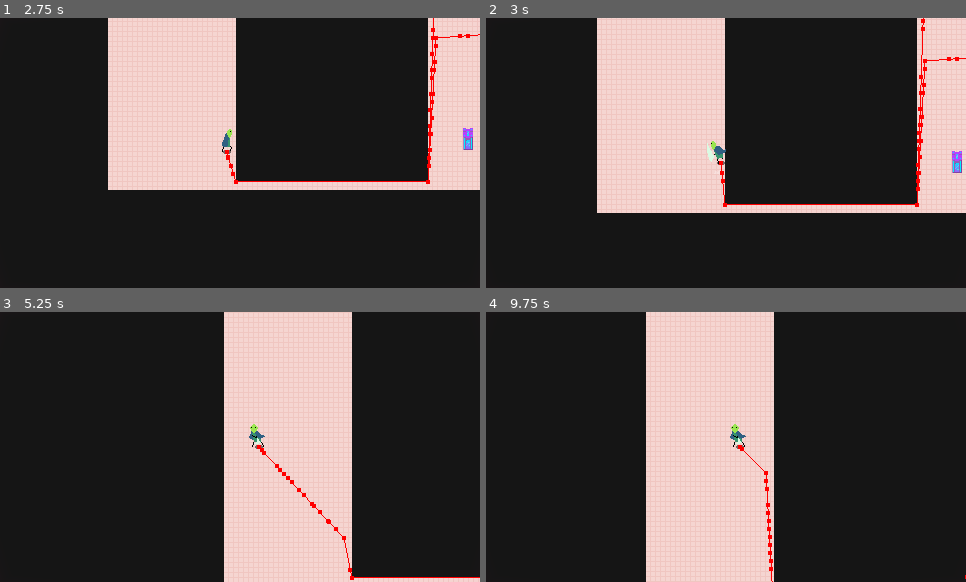
Above: before the commit, frames 1-4 (two rows, left to right).
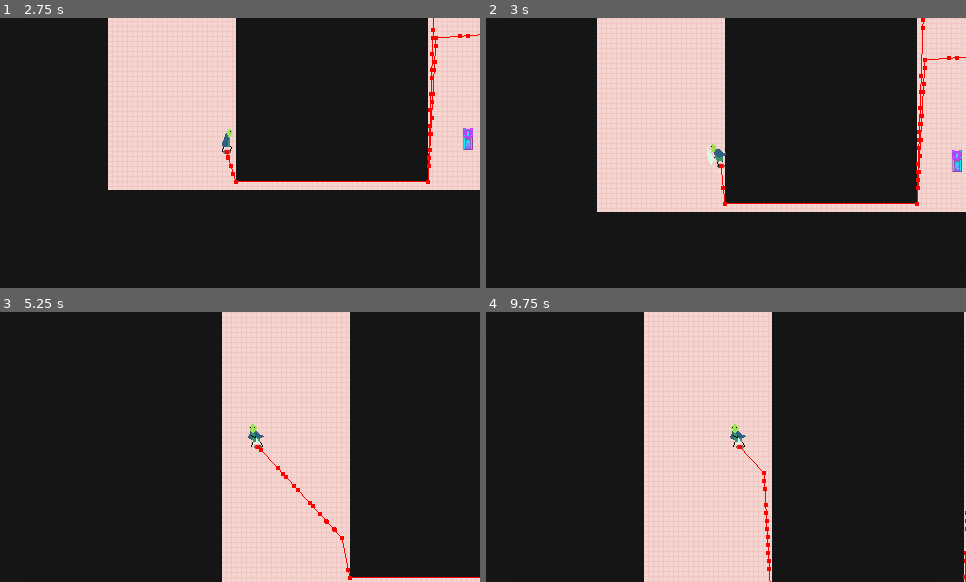
Above: after the commit, the same moments.

Repository: ehj37/Lizard-Mini
Game: Godot game, scene res://scenes/levels/level2.tscn
The game is run twice, just before and just after one commit, with the same random seed, the same clock (stepped at 60 frames per second) and the same inputs. Sound files missing from this copy of the repository are replaced by a short silence.
Inputs (mouse positions are in pixels of both pictures, inside the frame that each line leads up to):
- Up to frame 1 (2.75 s): move the mouse to (345, 139) at 0.52 s; press the mouse at (345, 139) at 0.53 s; hold Right (move_right) 0.53-1.28 s; move the mouse to (144, 166) at 1.27 s; release the mouse at (144, 166) at 1.28 s; hold Down (move_down) 1.28-2.03 s; tap Space (dash) at 1.35 s; move the mouse to (288, 93) at 2.02 s; hold Right (move_right) from 2.03 s (still down); hold E (interact) from 2.03 s (still down)
- Up to frame 2 (3 s): move the mouse to (702, 207) at 2.77 s; release Right (move_right) at 2.78 s; release E (interact) at 2.78 s; hold Up (move_up) from 2.78 s (still down); click (702, 207) at 2.85 s
- Up to frame 3 (5.25 s): move the mouse to (384, 487) at 3.52 s; release Up (move_up) at 3.53 s; hold Space (dash) 3.53-4.28 s; hold Left (move_left) 3.53-5.03 s; move the mouse to (96, 406) at 4.27 s; tap E (interact) at 4.35 s; move the mouse to (264, 447) at 5.02 s; press the mouse at (264, 447) at 5.03 s; hold Down (move_down) from 5.03 s (still down)
- Up to frame 4 (9.75 s): move the mouse to (654, 379) at 5.77 s; release Down (move_down) at 5.78 s; release the mouse at (654, 379) at 5.78 s; hold Right (move_right) 5.78-6.53 s; tap Space (dash) at 5.85 s; move the mouse to (831, 433) at 6.52 s; hold Up (move_up) 6.53-7.28 s; hold E (interact) 6.53-7.28 s; move the mouse to (630, 460) at 7.27 s; hold Right (move_right) 7.28-8.03 s; click (630, 460) at 7.35 s; move the mouse to (774, 387) at 8.02 s; hold Down (move_down) 8.03-8.78 s; hold Space (dash) 8.03-8.78 s; move the mouse to (702, 501) at 8.77 s; hold Left (move_left) 8.78-9.53 s; tap E (interact) at 8.85 s; move the mouse to (870, 487) at 9.52 s; press the mouse at (870, 487) at 9.53 s; hold Up (move_up) from 9.53 s (still down)

Frame 1 is identical in both runs. In frame 2, 1.0% of the frame differs, in the area x 23-100%, y 0-73%; in frame 3, 1.2%; in frame 4, 1.5%, in the area x 32-100%, y 0-100%.

Commit message:
Start attack lunge on swing start

Diff:
--- a/scenes/player/player.tscn
+++ b/scenes/player/player.tscn
@@ -1140,6 +1140,7 @@
 offset = Vector2(0, -16)
 hframes = 14
 vframes = 13
+frame = 81
 script = ExtResource("9_je7p5")
 metadata/_aseprite_wizard_interface_config_ = {
 "output_section": false,
--- a/scenes/player/state/attack.gd
+++ b/scenes/player/state/attack.gd
@@ -7,7 +7,7 @@
 const MAX_COMBO_NUM: int = 2
 const PITCH_MULTIPLIER_PER_ATTACK: float = 0.03
 # TIMINGS
-const POLYGON_ENABLE_TIME: float = 0.05
+const SWING_START: float = 0.05
 const POLYGON_DISABLE_TIME: float = 0.15
 const COMBO_WINDOW_START: float = 0.225
 # DIRECTIONS
@@ -90,6 +90,9 @@
 
 
 func enter(data: Dictionary = {}) -> void:
+	player.velocity = Vector2.ZERO
+	_speed = 0.0
+
 	var movement_direction: Vector2 = player.get_movement_direction()
 	if movement_direction != Vector2.ZERO:
 		_lunge_dir = movement_direction
@@ -115,14 +118,9 @@
 		player.sprite.flip_h = false
 		player.hitbox_sword.scale.x = 1
 
-	_speed = INITIAL_LUNGE_SPEED
-	if player.ground_detector.on_ledge(_lunge_dir):
-		player.velocity = Vector2.ZERO
-	else:
-		player.velocity = _lunge_dir * INITIAL_LUNGE_SPEED
 	player.hitbox_sword.orientation = player.orientation
 
-	get_tree().create_timer(POLYGON_ENABLE_TIME, false).timeout.connect(_enable_sword)
+	get_tree().create_timer(SWING_START, false).timeout.connect(_swing)
 	get_tree().create_timer(POLYGON_DISABLE_TIME, false).timeout.connect(_disable_sword)
 
 	_can_combo = false
@@ -172,9 +170,15 @@
 	return AnimationPicker.pick_animation(combo_1_animation_map, angle)
 
 
-func _enable_sword() -> void:
+func _swing() -> void:
 	if state_machine.current_state != self:
 		return
+
+	_speed = INITIAL_LUNGE_SPEED
+	if player.ground_detector.on_ledge(_lunge_dir):
+		player.velocity = Vector2.ZERO
+	else:
+		player.velocity = _lunge_dir * INITIAL_LUNGE_SPEED
 
 	if (
 		player.sword_bonk_detector.has_overlapping_bodies()
